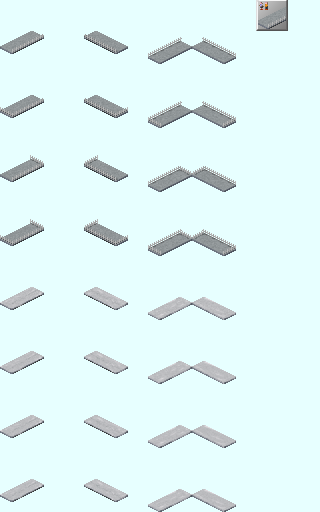
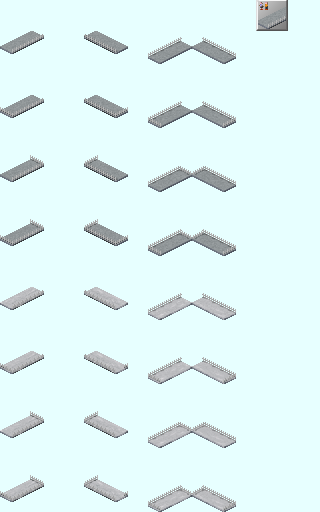
Revision of a layered 320px x 512px image; what changed, layer by layer:
added layer "Fence コピー" above "Fence" over [0, 290, 236, 511]
